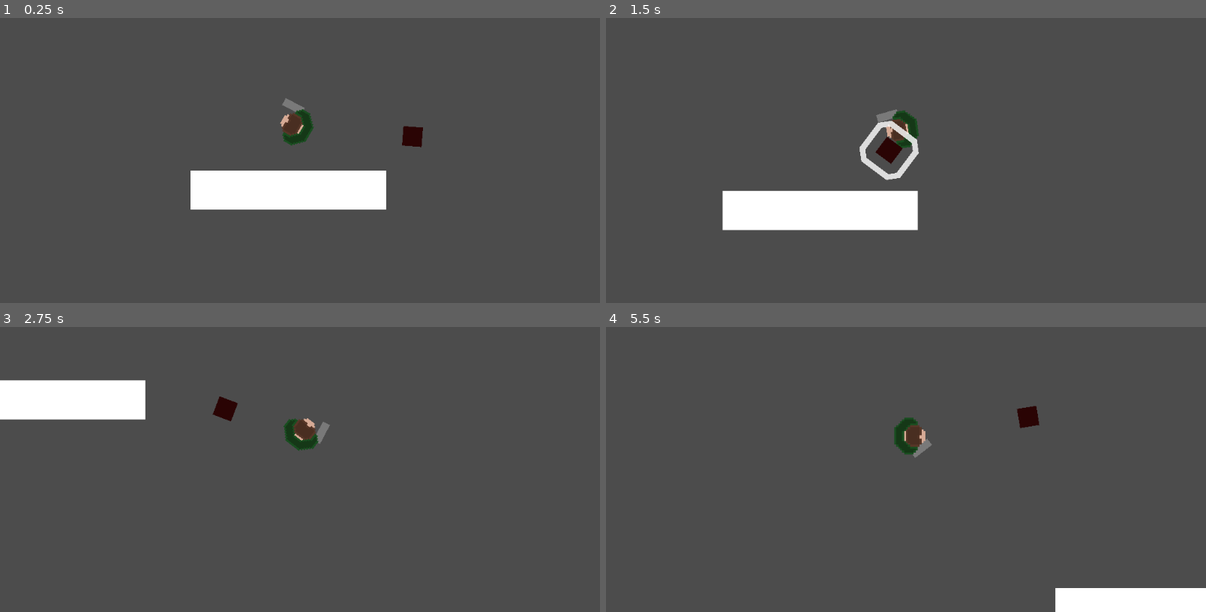
Above: before the commit, frames 1-4 (two rows, left to right).
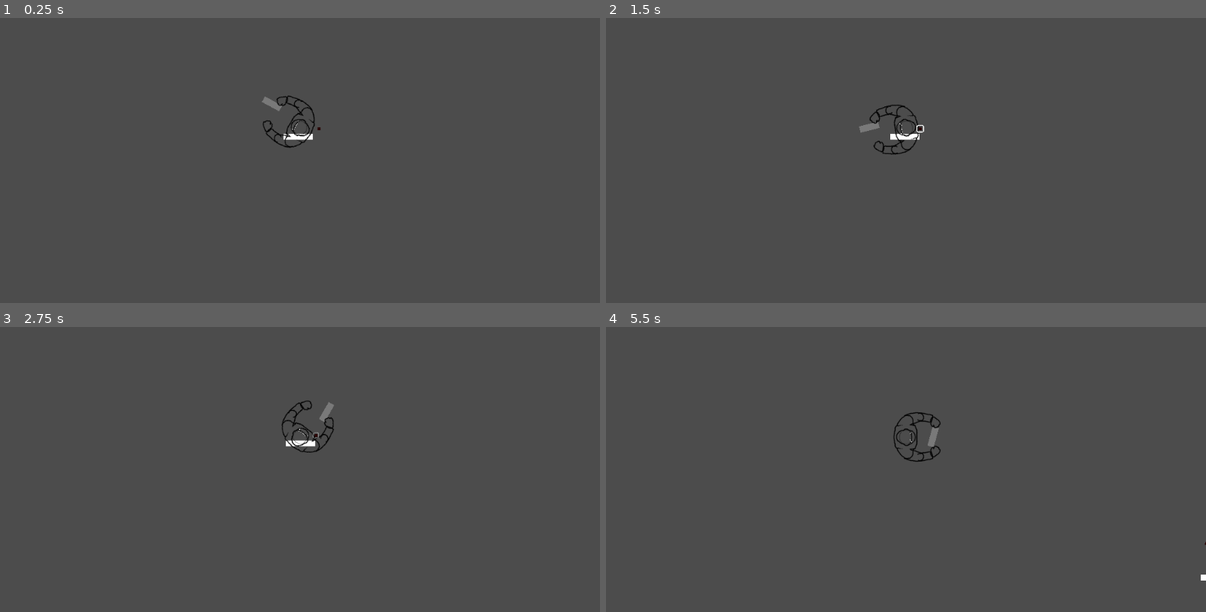
Above: after the commit, the same moments.

Repository: Jurubu-Entertainment/Project-Arena
Game: Godot game, scene res://scenes/world/world.tscn
The game is run twice, just before and just after one commit, with the same random seed, the same clock (stepped at 60 frames per second) and the same inputs.
Inputs (mouse positions are in pixels of both pictures, inside the frame that each line leads up to):
- Up to frame 1 (0.25 s): no input
- Up to frame 2 (1.5 s): tap Enter (ui_accept) at 0.5, 0.77 s; move the mouse to (1038, 109) at 0.52 s; hold Right (ui_right) 0.53-1.28 s; move the mouse to (786, 146) at 1.27 s; hold Down (ui_down) from 1.28 s (still down)
- Up to frame 3 (2.75 s): tap Enter (ui_accept) at 1.52 s; move the mouse to (360, 361) at 2.02 s; release Down (ui_down) at 2.03 s; hold Right (ui_right) from 2.03 s (still down)
- Up to frame 4 (5.5 s): move the mouse to (876, 506) at 2.77 s; release Right (ui_right) at 2.78 s; hold Up (ui_up) 2.78-3.53 s; tap Enter (ui_accept) at 3.02, 3.77, 4.52 s; move the mouse to (1086, 489) at 3.52 s; hold Left (ui_left) 3.53-5.03 s; move the mouse to (726, 384) at 4.27 s; move the mouse to (936, 438) at 5.02 s; hold Down (ui_down) from 5.03 s (still down)

The runs differ from the first frame. In frame 1, 5.5% of the frame differs, in the area x 31-71%, y 27-68%; in frame 2, 6.0%, in the area x 19-54%, y 30-75%; in frame 3, 4.4%; in frame 4, 3.1%.

Commit message:
Added textures for player

Diff:
--- a/godot/scenes/player/player.tscn
+++ b/godot/scenes/player/player.tscn
@@ -1,7 +1,12 @@
-[gd_scene load_steps=8 format=2]
+[gd_scene load_steps=15 format=2]
 
 [ext_resource path="res://scripts/player/player.gd" type="Script" id=1]
 [ext_resource path="res://player.png" type="Texture" id=2]
+[ext_resource path="res://assets/player/arm.png" type="Texture" id=3]
+[ext_resource path="res://assets/player/forearm.png" type="Texture" id=4]
+[ext_resource path="res://assets/player/hand_fist.png" type="Texture" id=5]
+[ext_resource path="res://assets/player/torso.png" type="Texture" id=6]
+[ext_resource path="res://assets/player/head.png" type="Texture" id=7]
 
 [sub_resource type="Gradient" id=1]
 colors = PoolColorArray( 10, 10, 10, 0.5, 10, 10, 10, 0 )
@@ -24,34 +29,46 @@
 scale_curve = SubResource( 4 )
 color_ramp = SubResource( 2 )
 
+[sub_resource type="CapsuleShape2D" id=6]
+radius = 39.0
+height = 32.0
+
+[sub_resource type="CapsuleShape2D" id=7]
+radius = 21.2303
+height = 15.1663
+
 [node name="Player" type="KinematicBody2D"]
 collision_mask = 2
 script = ExtResource( 1 )
-speed = 50.0
+__meta__ = {
+"_edit_horizontal_guides_": [  ]
+}
+speed = 200.0
 
 [node name="RayCast2D" type="RayCast2D" parent="."]
+visible = false
 position = Vector2( 10, 0 )
 enabled = true
 cast_to = Vector2( 900, 0 )
 collision_mask = 18
 
 [node name="Dodge_Cooldown" type="Timer" parent="."]
-wait_time = 0.1
+wait_time = 0.25
 
 [node name="Gun" type="Node2D" parent="."]
-position = Vector2( 5, 8 )
+position = Vector2( 93, 33 )
 
 [node name="Polygon2D" type="Polygon2D" parent="Gun"]
 position = Vector2( 0, -1 )
 color = Color( 0.478431, 0.478431, 0.478431, 1 )
-polygon = PoolVector2Array( -2, -1, 9, -1, 9, 3, -2, 3 )
+polygon = PoolVector2Array( -2, -19, 65, -19, 65, 3, -2, 3 )
 
 [node name="Node2D" type="Node2D" parent="Gun"]
 position = Vector2( 9, 0 )
 
 [node name="Camera2D" type="Camera2D" parent="."]
 current = true
-zoom = Vector2( 0.3, 0.3 )
+zoom = Vector2( 2, 2 )
 editor_draw_limits = true
 
 [node name="Tween" type="Tween" parent="."]
@@ -59,6 +76,7 @@
 [node name="Node2D2" type="Node2D" parent="."]
 
 [node name="Trail" type="Particles2D" parent="."]
+visible = false
 position = Vector2( 2, 0 )
 rotation = 1.5708
 emitting = false
@@ -70,13 +88,82 @@
 texture = ExtResource( 2 )
 
 [node name="Sprite" type="Sprite" parent="."]
+visible = false
 position = Vector2( 7, 0 )
 rotation = 1.5708
 texture = ExtResource( 2 )
 
-[node name="CollisionPolygon2D" type="CollisionPolygon2D" parent="."]
-rotation = 1.5708
-polygon = PoolVector2Array( -10, -3, -7, -6, -6, -6, -2, -10, 1, -10, 5, -6, 6, -6, 9, -3, 9, -3.93403e-07, 3, 6, -4, 6, -10, 4.37114e-07 )
+[node name="Body" type="Node2D" parent="."]
+
+[node name="Torso" type="Sprite" parent="Body"]
+texture = ExtResource( 6 )
+
+[node name="Left_Arm" type="Node2D" parent="Body"]
+position = Vector2( 4, -57 )
+
+[node name="Arm" type="Sprite" parent="Body/Left_Arm"]
+position = Vector2( 22, -9 )
+texture = ExtResource( 3 )
+
+[node name="Forearm" type="Node2D" parent="Body/Left_Arm"]
+position = Vector2( 43, -12 )
+
+[node name="Forearm" type="Sprite" parent="Body/Left_Arm/Forearm"]
+position = Vector2( 19, 2 )
+texture = ExtResource( 4 )
+
+[node name="Hand" type="Node2D" parent="Body/Left_Arm/Forearm"]
+position = Vector2( 45, 7 )
+rotation = 0.882385
+
+[node name="Hand" type="Sprite" parent="Body/Left_Arm/Forearm/Hand"]
+position = Vector2( 17, 0 )
+texture = ExtResource( 5 )
+
+[node name="Right_Arm" type="Node2D" parent="Body"]
+position = Vector2( 4, 57 )
+scale = Vector2( 1, -1 )
+
+[node name="Arm" type="Sprite" parent="Body/Right_Arm"]
+position = Vector2( 22, -9 )
+texture = ExtResource( 3 )
+
+[node name="Forearm" type="Node2D" parent="Body/Right_Arm"]
+position = Vector2( 43, -12 )
+
+[node name="Forearm" type="Sprite" parent="Body/Right_Arm/Forearm"]
+position = Vector2( 19, 2 )
+texture = ExtResource( 4 )
+
+[node name="Hand" type="Node2D" parent="Body/Right_Arm/Forearm"]
+position = Vector2( 45, 7 )
+rotation = 0.882385
+
+[node name="Hand" type="Sprite" parent="Body/Right_Arm/Forearm/Hand"]
+position = Vector2( 17, 0 )
+texture = ExtResource( 5 )
+
+[node name="head" type="Node2D" parent="Body"]
+
+[node name="Head" type="Sprite" parent="Body/head"]
+position = Vector2( 10, 0 )
+texture = ExtResource( 7 )
+
+[node name="CollisionShape_1" type="CollisionShape2D" parent="."]
+position = Vector2( -2, 0 )
+shape = SubResource( 6 )
+
+[node name="CollisionShape_2" type="CollisionShape2D" parent="."]
+position = Vector2( -2, -48 )
+rotation = 0.634318
+shape = SubResource( 7 )
+
+[node name="CollisionShape_3" type="CollisionShape2D" parent="."]
+position = Vector2( -2, 48 )
+rotation = -0.633555
+shape = SubResource( 7 )
+
+[node name="Area_Holder" type="Node2D" parent="."]
 
 [connection signal="timeout" from="Dodge_Cooldown" to="." method="_on_Dodge_Cooldown_timeout"]
 [connection signal="tween_completed" from="Tween" to="." method="_on_Tween_tween_completed"]
--- a/godot/scripts/mobs/enemy.gd
+++ b/godot/scripts/mobs/enemy.gd
@@ -27,8 +27,8 @@
 
 	if behavior == 0:
 		if not player_close:
-			#position += transform.x * speed * delta
-			position += (player.position - position)/50
+			position += transform.x * speed * delta
+			#position += (player.position - position)/50
 
 			move_and_slide(motion)
 
--- a/godot/scripts/player/player.gd
+++ b/godot/scripts/player/player.gd
@@ -6,6 +6,7 @@
 onready var dodge_timer : Timer = $Dodge_Cooldown
 onready var trail : Particles2D = $Trail
 onready var gun : Node2D = $Gun
+onready var head : Node2D = $Body/head
 
 var _velocity : Vector2 = Vector2.ZERO
 
@@ -21,25 +22,11 @@
 
 
 func _ready():
+	OS.window_fullscreen = true
 	Input.connect("joy_connection_changed", self, "_on_joy_connection_changed")
 
-func _process(_delta):
-	if not dodging:
-		if not use_gamepad:
-			look_at(get_global_mouse_position())
-			gun.look_at(get_global_mouse_position())
-		if use_gamepad:
-			rslook()
-			var gamepad_gun_rotate_point : RayCast2D = $RayCast2D
-			var point = gamepad_gun_rotate_point.get_collision_point()
-			if not gamepad_gun_rotate_point.is_colliding():
-				gun.rotation_degrees = 0
-			else:
-				gun.look_at(point)
-
-
-
 func _physics_process(_delta):
+	look()
 	var left = Input.get_action_strength("ui_left")
 	var right = Input.get_action_strength("ui_right")
 	var up = Input.get_action_strength("ui_up")
@@ -57,7 +44,6 @@
 			)
 			new_pos = global_position
 			global_position = origin
-			look_at(new_pos)
 			tween.interpolate_property(self, "global_position", origin,new_pos,0.15, tween.TRANS_LINEAR,tween.EASE_OUT_IN)
 			tween.start()
 			trail.process_material.angle = -rotation_degrees - 90
@@ -67,6 +53,20 @@
 	if not dodging:
 		direction = Input.get_vector("ui_left", "ui_right", "ui_up", "ui_down")
 		_velocity = move_and_slide(direction * speed)
+
+
+func look():
+	if not use_gamepad:
+		look_at(get_global_mouse_position())
+		gun.look_at(get_global_mouse_position())
+	if use_gamepad:
+		rslook()
+		var gamepad_gun_rotate_point : RayCast2D = $RayCast2D
+		var point = gamepad_gun_rotate_point.get_collision_point()
+		if not gamepad_gun_rotate_point.is_colliding():
+			gun.rotation_degrees = 0
+		else:
+			gun.look_at(point)
 
 func rslook():
 	rs_look.y = Input.get_joy_axis(0, JOY_AXIS_3)
Binary file added: godot/assets/player/ammo_clip_empty.png
Binary file added: godot/assets/player/ammo_clip_full.png
Binary file added: godot/assets/player/arm.png
Binary file added: godot/assets/player/flashlight.png
Binary file added: godot/assets/player/foot.png
Binary file added: godot/assets/player/forearm.png
Binary file added: godot/assets/player/hand_fist.png
Binary file added: godot/assets/player/hand_flashlight.png
Binary file added: godot/assets/player/hand_grab_ammo.png
Binary file added: godot/assets/player/hand_hold_knife.png
Binary file added: godot/assets/player/hand_holding_gun.png
Binary file added: godot/assets/player/hand_steadying_gun.png
(and 3 more such lines)
